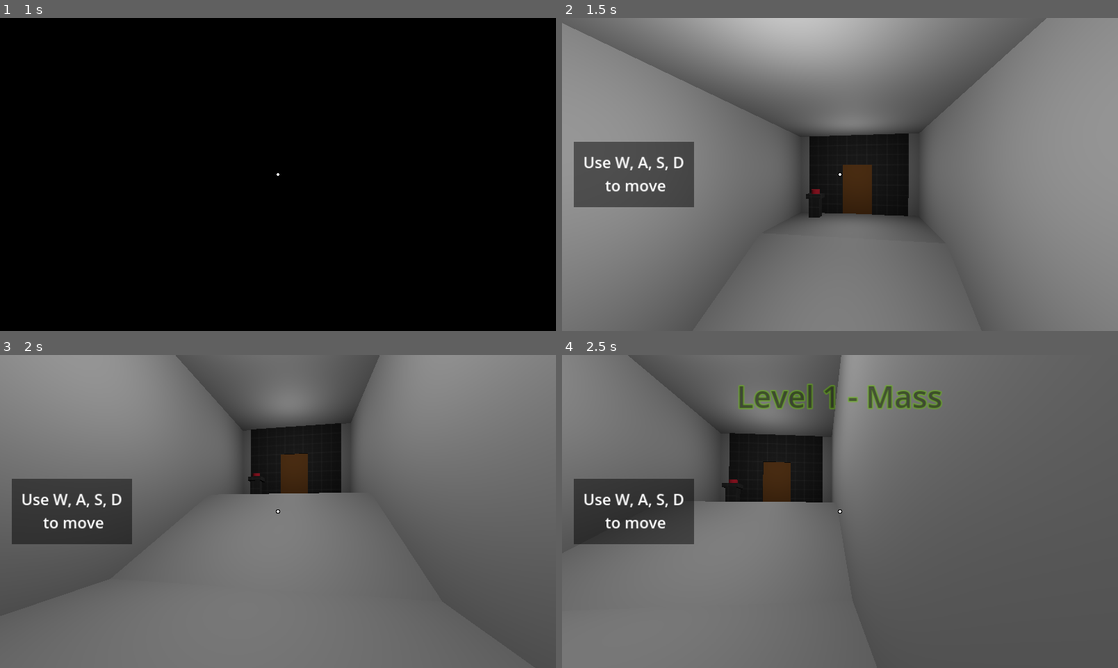
Above: before the commit, frames 1-4 (two rows, left to right).
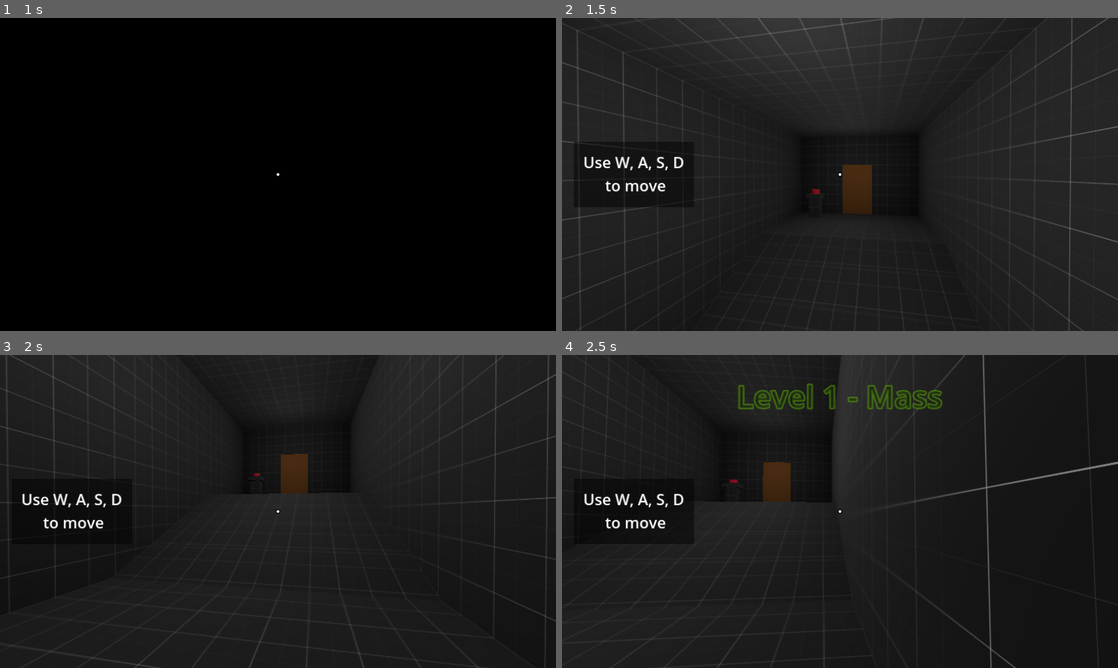
Above: after the commit, the same moments.

Repository: Radian6405/Rescale
Game: Godot game, scene res://levels/Chapter 1/level_1_1.tscn
The game is run twice, just before and just after one commit, with the same random seed, the same clock (stepped at 60 frames per second) and the same inputs.
Inputs (mouse positions are in pixels of both pictures, inside the frame that each line leads up to):
- Up to frame 1 (1 s): tap Enter at 0.5 s; move the mouse to (305, 174) at 0.52 s; hold D (move_right) from 0.53 s (still down); tap Q (decrease_size) at 0.6 s; tap Space (jump) at 0.77 s
- Up to frame 2 (1.5 s): move the mouse to (812, 174) at 1.27 s; release D (move_right) at 1.28 s; hold S (move_back) from 1.28 s (still down); click (812, 174) at 1.35 s
- Up to frame 3 (2 s): keep holding S (move_back); tap Space (jump) at 1.52 s
- Up to frame 4 (2.5 s): move the mouse to (851, 505) at 2.02 s; release S (move_back) at 2.03 s; hold D (move_right) from 2.03 s (still down); tap E (increase_size) at 2.1 s

Frame 1 is identical in both runs. In frame 2, 95% of the frame differs, in the area x 0-100%, y 0-100%; in frame 3, 96%; in frame 4, 95%.

Commit message:
feat: applied basic textures for levels

Diff:
--- a/levels/Chapter 1/level_1_1.tscn
+++ b/levels/Chapter 1/level_1_1.tscn
@@ -1,8 +1,9 @@
-[gd_scene load_steps=18 format=3 uid="uid://c35vtmttcwpdy"]
+[gd_scene load_steps=19 format=3 uid="uid://c35vtmttcwpdy"]
 
 [ext_resource type="PackedScene" uid="uid://c8lkdf33irbpn" path="res://scenes/rooms/spawn.tscn" id="1_tcuqs"]
 [ext_resource type="PackedScene" uid="uid://brfkej0x7u71m" path="res://player/player.tscn" id="2_0woq7"]
 [ext_resource type="PackedScene" uid="uid://cgvdk4h884jwt" path="res://scenes/rooms/exit.tscn" id="2_j4ngd"]
+[ext_resource type="Material" uid="uid://c64l14y8yw7rg" path="res://assets/materials/sandbox.tres" id="2_oq8ll"]
 [ext_resource type="PackedScene" uid="uid://b2sllf85saywo" path="res://scenes/pickups/cube_pickup.tscn" id="3_c3k34"]
 [ext_resource type="PackedScene" uid="uid://m4osbyi6q6ct" path="res://scenes/pickups/cylinder_pickup.tscn" id="4_6n1we"]
 [ext_resource type="PackedScene" uid="uid://ds24htyia502x" path="res://scenes/platforms/orange_platform.tscn" id="4_ixbcv"]
@@ -55,6 +56,7 @@
 transform = Transform3D(1, 0, 0, 0, 1, 0, 0, 0, 1, 0.0999994, 2.5, 5)
 flip_faces = true
 size = Vector3(10, 5, 20)
+material = ExtResource("2_oq8ll")
 
 [node name="LevelCOntent" type="Node3D" parent="CSGCombiner3D"]
 
@@ -64,11 +66,13 @@
 collision_layer = 3
 collision_mask = 3
 size = Vector3(3.5, 0.2, 6)
+material = ExtResource("2_oq8ll")
 
 [node name="CSGBox3D2" type="CSGBox3D" parent="CSGCombiner3D/LevelCOntent/CSGBox3D"]
 transform = Transform3D(1, 0, 0, 0, 1, 0, 0, 0, 1, 0, 0.1, 0)
 operation = 2
 size = Vector3(3.3, 0.2, 5.8)
+material = ExtResource("2_oq8ll")
 
 [node name="Exit" parent="CSGCombiner3D" instance=ExtResource("2_j4ngd")]
 transform = Transform3D(1, 0, 0, 0, 1, 0, 0, 0, 1, 20, 0, 11)
--- a/levels/Chapter 1/level_1_2.tscn
+++ b/levels/Chapter 1/level_1_2.tscn
@@ -54,26 +54,31 @@
 transform = Transform3D(1, 0, 0, 0, 1, 0, 0, 0, 1, -1.9, 2.5, 0)
 flip_faces = true
 size = Vector3(6, 5, 20)
+material = ExtResource("5_hd0kh")
 
 [node name="CSGBox3D5" type="CSGBox3D" parent="CSGCombiner3D"]
 transform = Transform3D(1, 0, 0, 0, 1, 0, 0, 0, 1, 9.1, 2.5, 0)
 flip_faces = true
 size = Vector3(6, 5, 20)
+material = ExtResource("5_hd0kh")
 
 [node name="CSGBox3D6" type="CSGBox3D" parent="CSGCombiner3D"]
 transform = Transform3D(1, 0, 0, 0, 1, 0, 0, 0, 1, 3.6, 1.25, -6)
 flip_faces = true
 size = Vector3(5.2, 2.5, 2)
+material = ExtResource("5_hd0kh")
 
 [node name="CSGBox3D7" type="CSGBox3D" parent="CSGCombiner3D"]
 transform = Transform3D(1, 0, 0, 0, 1, 0, 0, 0, 1, 3.6, 2.5, 7)
 flip_faces = true
 size = Vector3(5.2, 3, 4)
+material = ExtResource("5_hd0kh")
 
 [node name="CSGBox3D8" type="CSGBox3D" parent="CSGCombiner3D"]
 transform = Transform3D(1, 0, 0, 0, 1, 0, 0, 0, 1, 9, -0.5, 7)
 flip_faces = true
 size = Vector3(1.7, 1, 1.7)
+material = ExtResource("5_hd0kh")
 
 [node name="LevelContent" type="Node3D" parent="CSGCombiner3D"]
 transform = Transform3D(1, 0, 0, 0, 1, 0, 0, 0, 1, 0, 0, -5)
@@ -84,11 +89,13 @@
 collision_layer = 3
 collision_mask = 3
 size = Vector3(3, 0.2, 3.2)
+material = ExtResource("5_hd0kh")
 
 [node name="CSGBox3D2" type="CSGBox3D" parent="CSGCombiner3D/LevelContent/CSGBox3D"]
 transform = Transform3D(1, 0, 0, 0, 1, 0, 0, 0, 1, 0, 0.1, 0)
 operation = 2
 size = Vector3(2.8, 0.2, 3)
+material = ExtResource("5_hd0kh")
 
 [node name="CSGBox3D2" type="CSGBox3D" parent="CSGCombiner3D/LevelContent"]
 transform = Transform3D(1, 0, 0, 0, 1, 0, 0, 0, 1, 1.4, 2.5, 11)
@@ -96,6 +103,7 @@
 collision_layer = 3
 collision_mask = 3
 size = Vector3(0.2, 3, 6)
+material = ExtResource("5_hd0kh")
 
 [node name="CSGBox3D3" type="CSGBox3D" parent="CSGCombiner3D/LevelContent"]
 transform = Transform3D(1, 0, 0, 0, 1, 0, 0, 0, 1, 5.8, 2.5, 11)
@@ -103,6 +111,7 @@
 collision_layer = 3
 collision_mask = 3
 size = Vector3(0.2, 3, 6)
+material = ExtResource("5_hd0kh")
 
 [node name="Exit" parent="CSGCombiner3D" instance=ExtResource("2_xk6dh")]
 transform = Transform3D(1, 0, 0, 0, 1, 0, 0, 0, 1, 27, 0, 0)
--- a/levels/Chapter 1/level_1_3.tscn
+++ b/levels/Chapter 1/level_1_3.tscn
@@ -1,7 +1,8 @@
-[gd_scene load_steps=14 format=3 uid="uid://fmox2bry245l"]
+[gd_scene load_steps=15 format=3 uid="uid://fmox2bry245l"]
 
 [ext_resource type="PackedScene" uid="uid://c8lkdf33irbpn" path="res://scenes/rooms/spawn.tscn" id="1_rbkqy"]
 [ext_resource type="PackedScene" uid="uid://cgvdk4h884jwt" path="res://scenes/rooms/exit.tscn" id="2_87aw0"]
+[ext_resource type="Material" uid="uid://c64l14y8yw7rg" path="res://assets/materials/sandbox.tres" id="2_svqgn"]
 [ext_resource type="PackedScene" uid="uid://b2sllf85saywo" path="res://scenes/pickups/cube_pickup.tscn" id="3_nvqqc"]
 [ext_resource type="PackedScene" uid="uid://ds24htyia502x" path="res://scenes/platforms/orange_platform.tscn" id="4_sksqw"]
 [ext_resource type="PackedScene" uid="uid://bwx3hol0mard1" path="res://scenes/doors/brown_door.tscn" id="5_q07j7"]
@@ -39,16 +40,19 @@
 transform = Transform3D(1, 0, 0, 0, 1, 0, 0, 0, 1, 0.0999994, 2.5, 5)
 flip_faces = true
 size = Vector3(10, 5, 20)
+material = ExtResource("2_svqgn")
 
 [node name="CSGBox3D5" type="CSGBox3D" parent="CSGCombiner3D"]
 transform = Transform3D(1, 0, 0, 0, 1, 0, 0, 0, 1, 37.55, 5, 11)
 flip_faces = true
 size = Vector3(57.1, 30, 7)
+material = ExtResource("2_svqgn")
 
 [node name="CSGBox3D6" type="CSGBox3D" parent="CSGCombiner3D"]
 transform = Transform3D(1, 0, 0, 0, 1, 0, 0, 0, 1, 7.05, 2, 11)
 flip_faces = true
 size = Vector3(4.1, 4, 3)
+material = ExtResource("2_svqgn")
 
 [node name="LevelCOntent" type="Node3D" parent="CSGCombiner3D"]
 
@@ -58,11 +62,13 @@
 collision_layer = 3
 collision_mask = 3
 size = Vector3(3, 0.2, 3)
+material = ExtResource("2_svqgn")
 
 [node name="CSGBox3D2" type="CSGBox3D" parent="CSGCombiner3D/LevelCOntent/CSGBox3D"]
 transform = Transform3D(1, 0, 0, 0, 1, 0, 0, 0, 1, 0, 0.1, -2.38419e-07)
 operation = 2
 size = Vector3(2.8, 0.2, 2.8)
+material = ExtResource("2_svqgn")
 
 [node name="CSGBox3D2" type="CSGBox3D" parent="CSGCombiner3D/LevelCOntent"]
 transform = Transform3D(1, 0, 0, 0, 1, 0, 0, 0, 1, 37, -4.5, 11)
@@ -70,6 +76,7 @@
 collision_layer = 3
 collision_mask = 3
 size = Vector3(10, 11, 7)
+material = ExtResource("2_svqgn")
 
 [node name="CSGBox3D4" type="CSGBox3D" parent="CSGCombiner3D/LevelCOntent"]
 transform = Transform3D(1, 0, 0, 0, 1, 0, 0, 0, 1, 61, -4.5, 11)
@@ -77,6 +84,7 @@
 collision_layer = 3
 collision_mask = 3
 size = Vector3(10, 11, 7)
+material = ExtResource("2_svqgn")
 
 [node name="CSGBox3D3" type="CSGBox3D" parent="CSGCombiner3D/LevelCOntent"]
 transform = Transform3D(1, 0, 0, 0, 1, 0, 0, 0, 1, 11, -5, 11)
@@ -84,6 +92,7 @@
 collision_layer = 3
 collision_mask = 3
 size = Vector3(4, 10, 7)
+material = ExtResource("2_svqgn")
 
 [node name="Exit" parent="CSGCombiner3D" instance=ExtResource("2_87aw0")]
 transform = Transform3D(1, 0, 0, 0, 1, 0, 0, 0, 1, 80.9198, 1, 11)
@@ -146,19 +155,20 @@
 omni_range = 10.0
 
 [node name="OmniLight3D5" type="OmniLight3D" parent="."]
-transform = Transform3D(1, 0, 0, 0, 1, 0, 0, 0, 1, 18, 13.5, 10)
-light_energy = 3.0
-omni_range = 20.0
+transform = Transform3D(1, 0, 0, 0, 1, 0, 0, 0, 1, 20.6, 13.5, 10)
+light_energy = 3.0
+omni_range = 25.0
 
 [node name="OmniLight3D6" type="OmniLight3D" parent="."]
 transform = Transform3D(1, 0, 0, 0, 1, 0, 0, 0, 1, 38, 13.5, 10)
 light_energy = 3.0
-omni_range = 20.0
+omni_range = 25.0
+omni_attenuation = 2.0
 
 [node name="OmniLight3D7" type="OmniLight3D" parent="."]
-transform = Transform3D(1, 0, 0, 0, 1, 0, 0, 0, 1, 61, 13.5, 10)
-light_energy = 3.0
-omni_range = 20.0
+transform = Transform3D(1, 0, 0, 0, 1, 0, 0, 0, 1, 56, 13.5, 10)
+light_energy = 3.0
+omni_range = 25.0
 
 [node name="player" parent="." node_paths=PackedStringArray("pickups_manager") instance=ExtResource("7_epfu0")]
 transform = Transform3D(-4.37114e-08, 0, -1, 0, 1, 0, 1, 0, -4.37114e-08, -19.7, 28.2, 0)
--- a/scenes/rooms/exit.tscn
+++ b/scenes/rooms/exit.tscn
@@ -1,6 +1,7 @@
-[gd_scene load_steps=3 format=3 uid="uid://cgvdk4h884jwt"]
+[gd_scene load_steps=4 format=3 uid="uid://cgvdk4h884jwt"]
 
 [ext_resource type="Script" path="res://scenes/rooms/exit.gd" id="1_hbn4p"]
+[ext_resource type="Material" uid="uid://c64l14y8yw7rg" path="res://assets/materials/sandbox.tres" id="2_73ynf"]
 
 [sub_resource type="BoxShape3D" id="BoxShape3D_hwjd5"]
 size = Vector3(3, 8, 3)
@@ -15,12 +16,14 @@
 use_collision = true
 flip_faces = true
 size = Vector3(10, 4, 6)
+material = ExtResource("2_73ynf")
 
 [node name="CSGBox3D2" type="CSGBox3D" parent="CSGBox3D"]
 transform = Transform3D(1, 0, 0, 0, 1, 0, 0, 0, 1, -10, -0.75, 0)
 cast_shadow = 0
 flip_faces = true
 size = Vector3(10, 2.5, 1.5)
+material = ExtResource("2_73ynf")
 
 [node name="CSGCylinder3D" type="CSGCylinder3D" parent="CSGBox3D"]
 transform = Transform3D(1, 0, 0, 0, 1, 0, 0, 0, 1, 2, -16.8, 0)
@@ -29,6 +32,7 @@
 radius = 1.5
 height = 30.0
 sides = 32
+material = ExtResource("2_73ynf")
 
 [node name="Area3D" type="Area3D" parent="CSGBox3D/CSGCylinder3D"]
 
@@ -41,4 +45,7 @@
 light_energy = 3.0
 omni_range = 10.0
 
+[node name="OmniLight3D3" type="OmniLight3D" parent="."]
+transform = Transform3D(1, 0, 0, 0, 1, 0, 0, 0, 1, -11.8, 1.6, 0)
+
 [connection signal="body_entered" from="CSGBox3D/CSGCylinder3D/Area3D" to="." method="_on_area_3d_body_entered"]
--- a/scenes/rooms/spawn.tscn
+++ b/scenes/rooms/spawn.tscn
@@ -1,5 +1,6 @@
-[gd_scene load_steps=3 format=3 uid="uid://c8lkdf33irbpn"]
+[gd_scene load_steps=4 format=3 uid="uid://c8lkdf33irbpn"]
 
+[ext_resource type="Material" uid="uid://c64l14y8yw7rg" path="res://assets/materials/sandbox.tres" id="1_rpo3q"]
 [ext_resource type="PackedScene" uid="uid://08shlno0k7yd" path="res://scenes/buttons/red_button.tscn" id="2_hewkr"]
 [ext_resource type="PackedScene" uid="uid://bwx3hol0mard1" path="res://scenes/doors/brown_door.tscn" id="3_86lby"]
 
@@ -13,18 +14,21 @@
 collision_mask = 3
 flip_faces = true
 size = Vector3(4, 4, 6)
+material = ExtResource("1_rpo3q")
 
 [node name="CSGBox3D2" type="CSGBox3D" parent="CSGBox3D"]
 transform = Transform3D(1, 0, 0, 0, 1, 0, 0, 0, 1, 4.4, -0.75, 0)
 cast_shadow = 0
 flip_faces = true
 size = Vector3(5, 2.5, 1.5)
+material = ExtResource("1_rpo3q")
 
 [node name="CSGBox3D3" type="CSGBox3D" parent="CSGBox3D"]
 transform = Transform3D(1, 0, 0, 0, 1, 0, 0, 0, 1, -5.9, -1, 0)
 cast_shadow = 0
 flip_faces = true
 size = Vector3(8, 6, 6)
+material = ExtResource("1_rpo3q")
 
 [node name="CSGCylinder3D" type="CSGCylinder3D" parent="CSGBox3D"]
 transform = Transform3D(1, 0, 0, 0, 1, 0, 0, 0, 1, -8, 16.8, 0)
@@ -32,6 +36,7 @@
 radius = 1.5
 height = 30.0
 sides = 32
+material = ExtResource("1_rpo3q")
 
 [node name="OtherItems" type="Node3D" parent="."]
 
@@ -42,6 +47,7 @@
 collision_mask = 3
 polygon = PackedVector2Array(0, 0, 0, 2, -4, 0)
 depth = 6.0
+material = ExtResource("1_rpo3q")
 
 [node name="OmniLight3D" type="OmniLight3D" parent="."]
 transform = Transform3D(1, 0, 0, 0, 1, 0, 0, 0, 1, -6.4, 2.5, 0)
@@ -52,6 +58,10 @@
 transform = Transform3D(1, 0, 0, 0, 1, 0, 0, 0, 1, -0.4, 2.3, 0)
 omni_range = 7.0
 
+[node name="OmniLight3D3" type="OmniLight3D" parent="."]
+transform = Transform3D(1, 0, 0, 0, 1, 0, 0, 0, 1, 4.4, 1.7, 0)
+omni_range = 3.0
+
 [node name="RedButton" parent="." node_paths=PackedStringArray("door_obj") instance=ExtResource("2_hewkr")]
 transform = Transform3D(1, 0, 0, 0, 1, 0, 0, 0, 1, 1, 0, -1.9)
 door_obj = NodePath("../BrownDoor")
